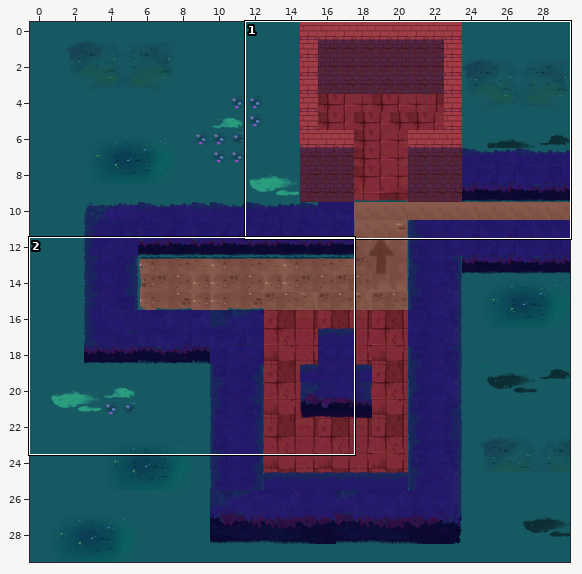
Two versions of a level (Tiled map, assets/maps/tutorial/KeyDoorIntro.tmx). Above: a wide view before the commit, with the close-up outlined.
Close-up. Old version:
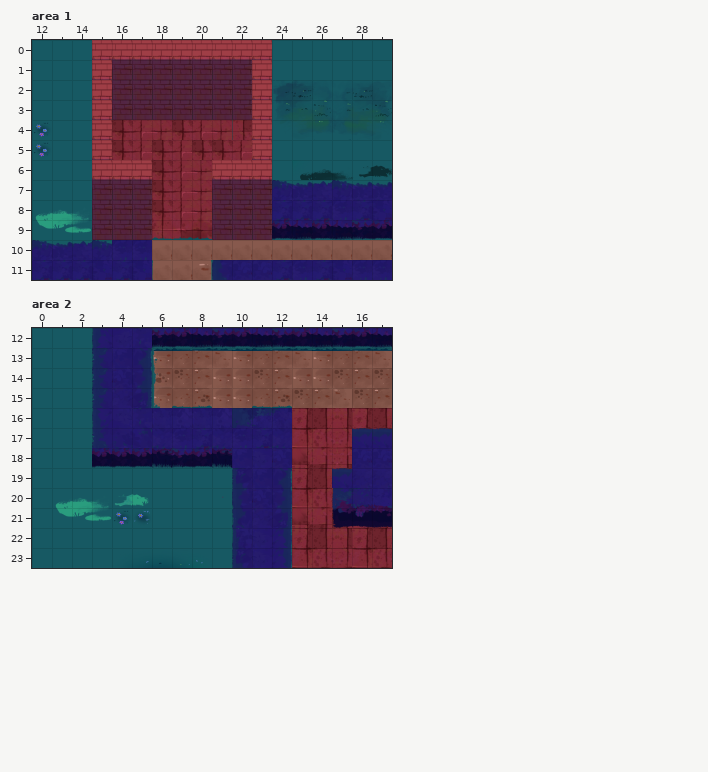
Cells are 128x128 px. Shown: area 1 x 12..29, y 0..11; area 2 x 0..17, y 12..23. The commit also changed other parts of the map, which this record leaves out.
After:
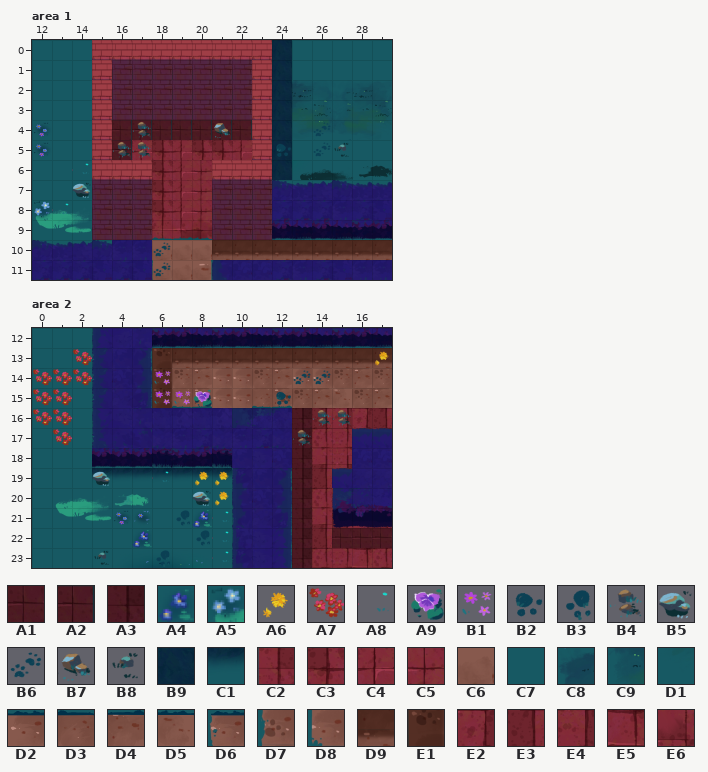
Key: from "IMG_7622": A1 3, A2 7, A3 8; from "decorations-2": A4 28, A5 41, A6 44, A7 53, A8 54, A9 58, B1 66, B2 98, B3 99, B4 104, B5 105, B6 110, B7 116, B8 117; from "grass_shadow2": B9 0, C1 1 turned 90; from "path-1": C2 66, C3 67, C4 68, C5 69, C6 102, C7 138; from "path-2": C8 5, C9 20, D1 35, D2 135, D3 136, D4 137, D5 138; from "path-3": D6 144, D7 208, D8 224; from "sand_shadow": D9 14, E1 24; from "walls-2": E2 106, E3 107, E4 108, E5 121, E6 136.
__ is an empty cell.
Tiles replaced or removed in this view: C2, C3, C4, C5, C6, C7, C8, C9, D1, D2, D3, D4, D5, D6, D7, D8, E2, E3, E4, E5, E6.
Tiles of an added or newly shown layer are drawn over the layers below it.
See-through tiles are keyed as they look on the map.
Difference:
Changed rows in their new state; .. is an unchanged cell.
Layer "ground", area 1:
first column x 16:
 0 .. .. .. .. .. .. .. .. B9
 1 .. .. .. .. .. .. .. .. B9
 2 .. .. .. .. .. .. .. .. B9
 3 .. .. .. .. .. .. .. .. B9
 4 A2 A2 A2 A2 A2 A2 A2 .. B9
 5 A2 .. .. .. .. .. .. .. B9
 6 .. .. .. .. .. .. .. .. B9
first column x 21:
10 D9 D9 D9 D9 D9 D9 D9 D9 D9
Layer "decorations" (now shown), area 1:
first column x 12:
 4 .. .. .. .. .. B4 .. .. .. B7 .. .. .. .. B6 ..
 5 .. .. .. .. B4 B4 .. .. .. .. .. .. B2 .. B6 B8
 6 .. .. A8 .. .. .. .. .. .. .. .. .. .. .. .. ..
 7 .. .. B5 .. .. .. .. .. .. .. .. .. .. .. .. ..
 8 A5 A8 .. .. .. .. .. .. .. .. .. .. .. .. .. ..
10 .. .. .. .. .. .. B6 .. .. .. .. .. .. .. .. ..
11 .. .. .. .. .. .. B6 .. .. .. .. .. .. .. .. ..
Layer "ground", area 2:
first column x 3:
13 .. .. .. E1 D9 D9 D9 D9 D9 D9 D9 D9 D9 D9 D9
14 .. .. .. E1 .. .. .. .. .. .. .. .. .. .. ..
15 .. .. .. E1 .. .. .. .. .. .. .. .. .. .. ..
16 .. .. .. .. .. .. .. .. .. .. A3 .. .. .. ..
17 .. .. .. .. .. .. .. .. .. .. A3 .. .. .. ..
18 .. .. .. .. .. .. .. .. .. .. A3 .. .. .. ..
19 C1 C1 C1 C1 C1 C1 C1 .. .. .. A3 .. .. .. ..
20 .. .. .. .. .. .. .. .. .. .. A3 .. .. .. ..
21 .. .. .. .. .. .. .. .. .. .. A3 .. .. .. ..
22 .. .. .. .. .. .. .. .. .. .. A3 .. A1 A1 A1
23 .. .. .. .. .. .. .. .. .. .. A3 .. .. .. ..
Layer "decorations" (now shown), area 2:
first column x 0:
13 .. .. A7 .. .. .. .. .. .. .. .. .. .. .. .. .. .. A6
14 A7 A7 A7 .. .. .. B1 .. .. .. .. .. .. B6 B6 .. .. ..
15 A7 A7 .. .. .. .. B1 B1 A9 .. .. .. B2 .. .. .. .. ..
16 A7 A7 .. .. .. .. .. .. .. .. .. .. .. .. B4 B4 .. ..
17 .. A7 .. .. .. .. .. .. .. .. .. .. .. B4 .. .. .. ..
19 .. .. .. B5 .. .. A8 .. A6 A6 .. .. .. .. .. .. .. ..
20 .. .. .. .. .. .. .. .. B5 A6 .. .. .. .. .. .. .. ..
21 .. .. .. .. .. .. .. B3 A4 A8 .. .. .. .. .. .. .. ..
22 .. .. .. .. .. A4 .. .. B3 A8 .. .. .. .. .. .. .. ..
23 .. .. .. B8 .. .. B3 .. .. A8 .. .. .. .. .. .. .. ..
Boxes around the changes in both close-ups, in picture pixels (x1, y1, x2, y2):
changed: (272, 40, 292, 180)
changed: (112, 120, 252, 160)
added: (314, 122, 349, 157)
added: (34, 163, 91, 220)
added: (153, 242, 171, 277)
changed: (212, 240, 392, 260)
added: (32, 349, 92, 446)
changed: (92, 348, 392, 568)
